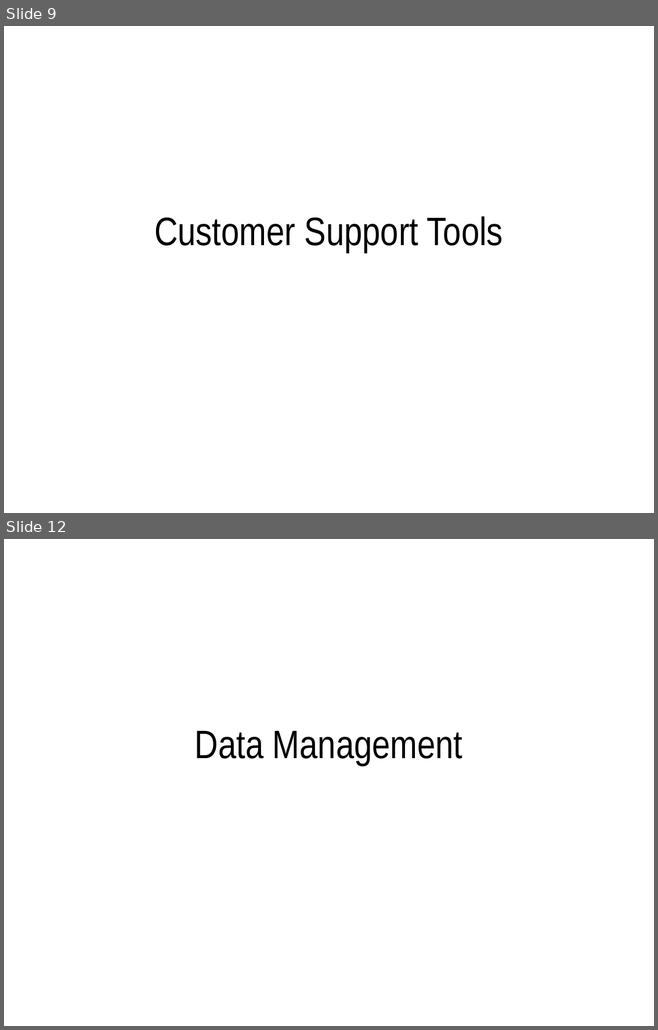
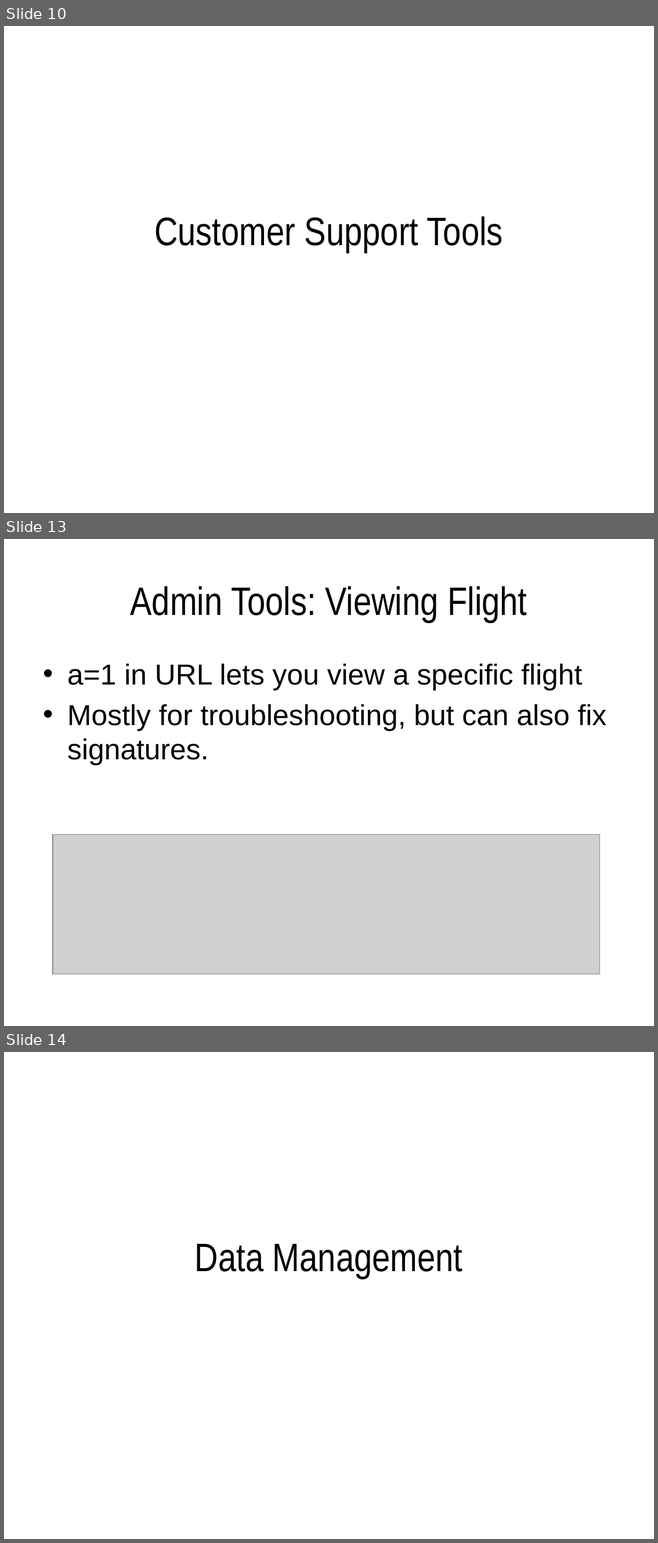
Before and after one commit to ericberman/MyFlightbookWeb, a slide deck: MyFlightbook.Web/Private/MyFlightbook Admin Tools.pptx. Shown one above the other, each under a label of ours: slides 9 and 12 before the commit, slides 10, 13 and 14 after it; the slides between them are not shown. The pictures are 658x1030 and 658x1543 pixels, drawn with LibreOffice and Linux fonts; fonts in the diff are those of the drawing; grey boxes stand for pictures; background and template pictures are left out. Boxes give left, top, right and bottom in pixels: in the first picture for what was removed or moved away, otherwise in the second. Text is boxed around its words. In the diff, an @@ line names an element or a change of style, - is before the commit and + after.

Commit message:
Update admin tools powerpoint

```diff
--- a/MyFlightbook.Web/Private/MyFlightbook Admin Tools.pptx
+++ b/MyFlightbook.Web/Private/MyFlightbook Admin Tools.pptx
@@ slide 13 added at box(4, 539, 654, 1026), background #FFFFFF @@
@@ title added at box(130, 586, 527, 622), 44 pt, text #000000 @@
+Admin Tools: Viewing Flight
@@ text added at box(67, 664, 607, 766), 32 pt, text #000000 @@
+• a=1 in URL lets you view a specific flight
+• Mostly for troubleshooting, but can also fix signatures.
@@ picture added at box(53, 835, 600, 974) @@
@@ what was slide 9 is now slide 10 @@
@@ what was slide 12 is now slide 14 @@
```
Also in this commit, not shown: 12 slides changed, 3 other slides added.
